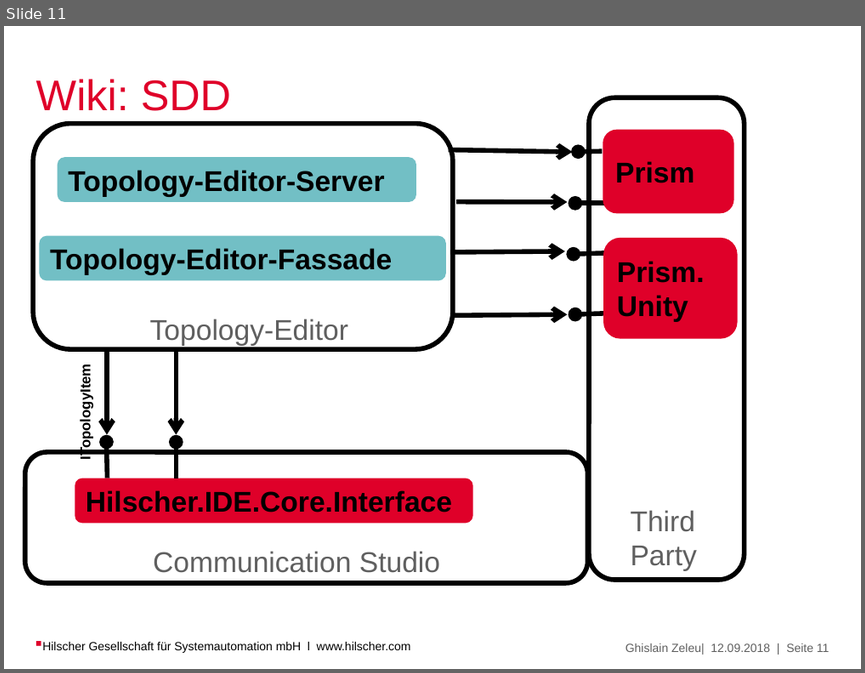
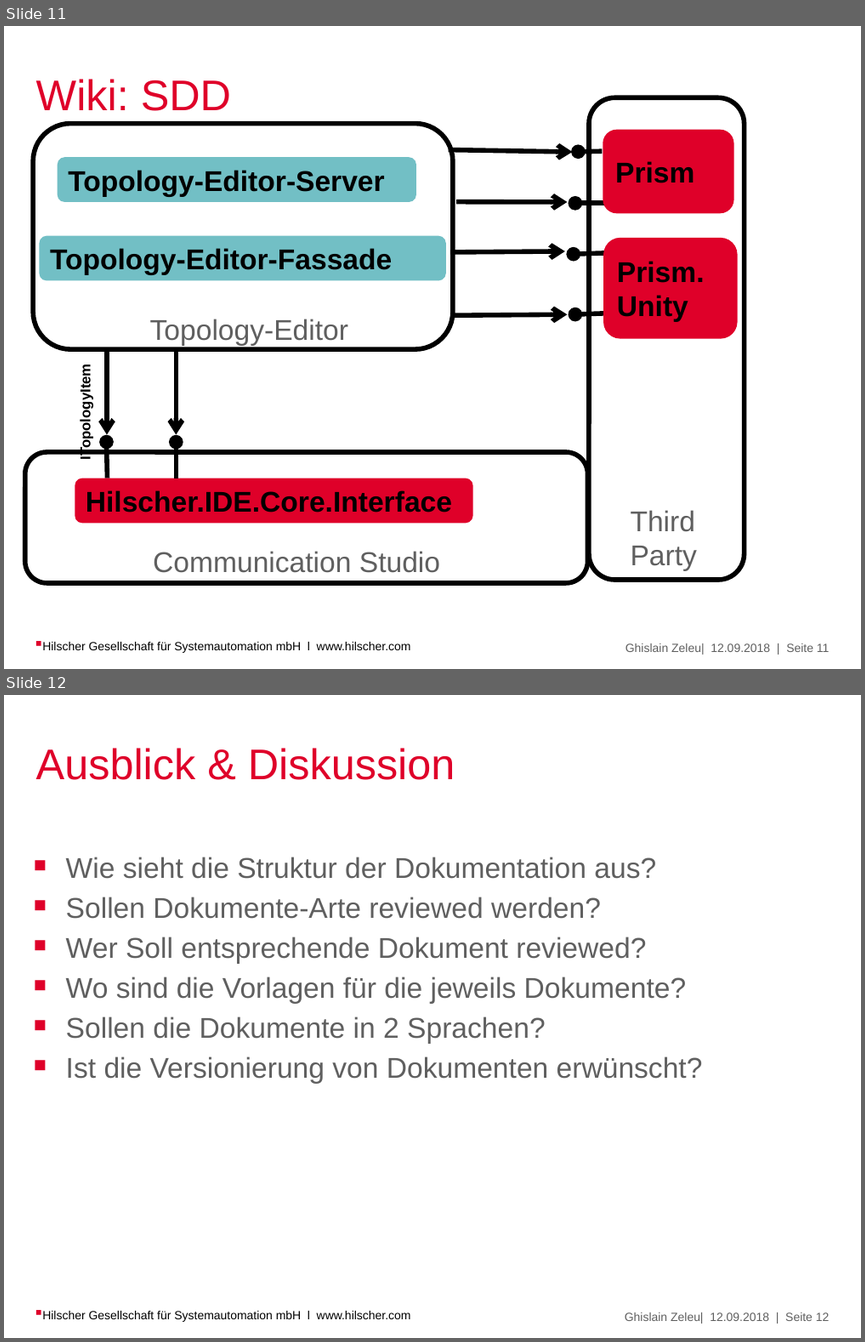
Before and after one commit to Ghislain1/zoe-fb-app, a slide deck: Topology-Editor.pptx. Shown one above the other, each under a label of ours: slide 11 before the commit, slides 11 and 12 after it. The pictures are 865x673 and 865x1342 pixels, drawn with LibreOffice and Linux fonts; fonts in the diff are those of the drawing; background and template pictures are left out. Boxes give left, top, right and bottom in pixels: in the first picture for what was removed or moved away, otherwise in the second. Text is boxed around its words. In the diff, an @@ line names an element or a change of style, - is before the commit and + after.

Commit message:
Okay

```diff
--- a/Topology-Editor.pptx
+++ b/Topology-Editor.pptx
@@ slide 12 added at bbox=[4, 695, 861, 1338], background #FFFFFF; not listed: 1 template element that a slide beside it also shows @@
@@ title added at bbox=[36, 748, 455, 780], 36 pt, text #DF0029 @@
+Ausblick & Diskussion
@@ text added at bbox=[66, 857, 703, 1083], 24 pt, text #5F5F5F @@
+￭ Wie sieht die Struktur der Dokumentation aus?
+￭ Sollen Dokumente-Arte reviewed werden?
+￭ Wer Soll entsprechende Dokument reviewed?
+￭ Wo sind die Vorlagen für die jeweils Dokumente?
+￭ Sollen die Dokumente in 2 Sprachen?
+￭ Ist die Versionierung von Dokumenten erwünscht?
@@ text added at bbox=[42, 1310, 411, 1321], 10 pt, text #000000 @@
+Hilscher Gesellschaft für Systemautomation mbH l www.hilscher.com
```
